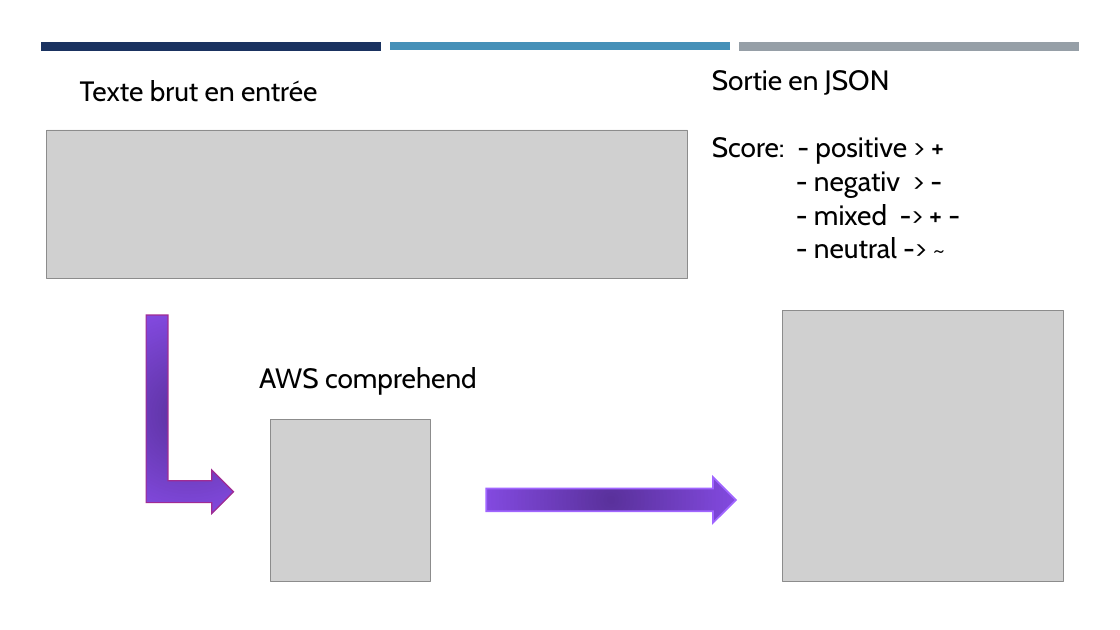
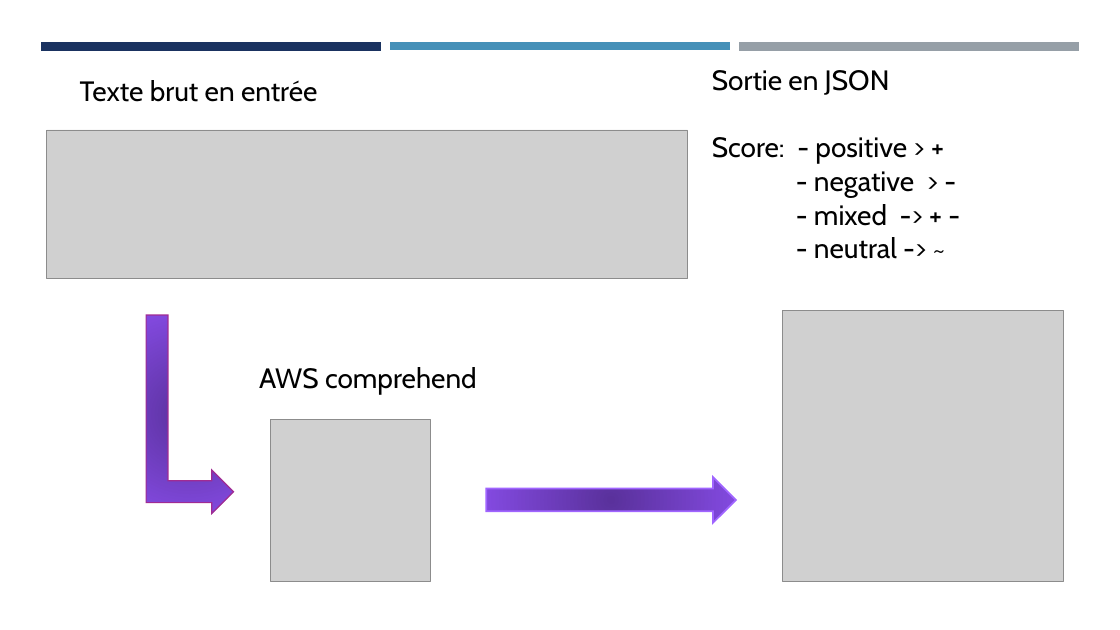
Before and after one commit to Jmuhleman/pw_CLD, a slide deck: slide 8 of workshop/AWS Comprehend.odp. Drawn at 1120x630 pixels with LibreOffice and Linux fonts; fonts in the diff are those of the drawing; grey boxes stand for pictures. Boxes give left, top, right and bottom in pixels: in the first picture for what was removed or moved away, otherwise in the second. Text is boxed around its words. In the diff, an @@ line names an element or a change of style, - is before the commit and + after.

Commit message:
add slides + -

```diff
--- a/workshop/AWS Comprehend.odp
+++ b/workshop/AWS Comprehend.odp
@@ text at [814, 171, 914, 197]: text changed @@
-- negativ > -
+- negative > -
```
Also in this commit, not shown: 2 slides added.
